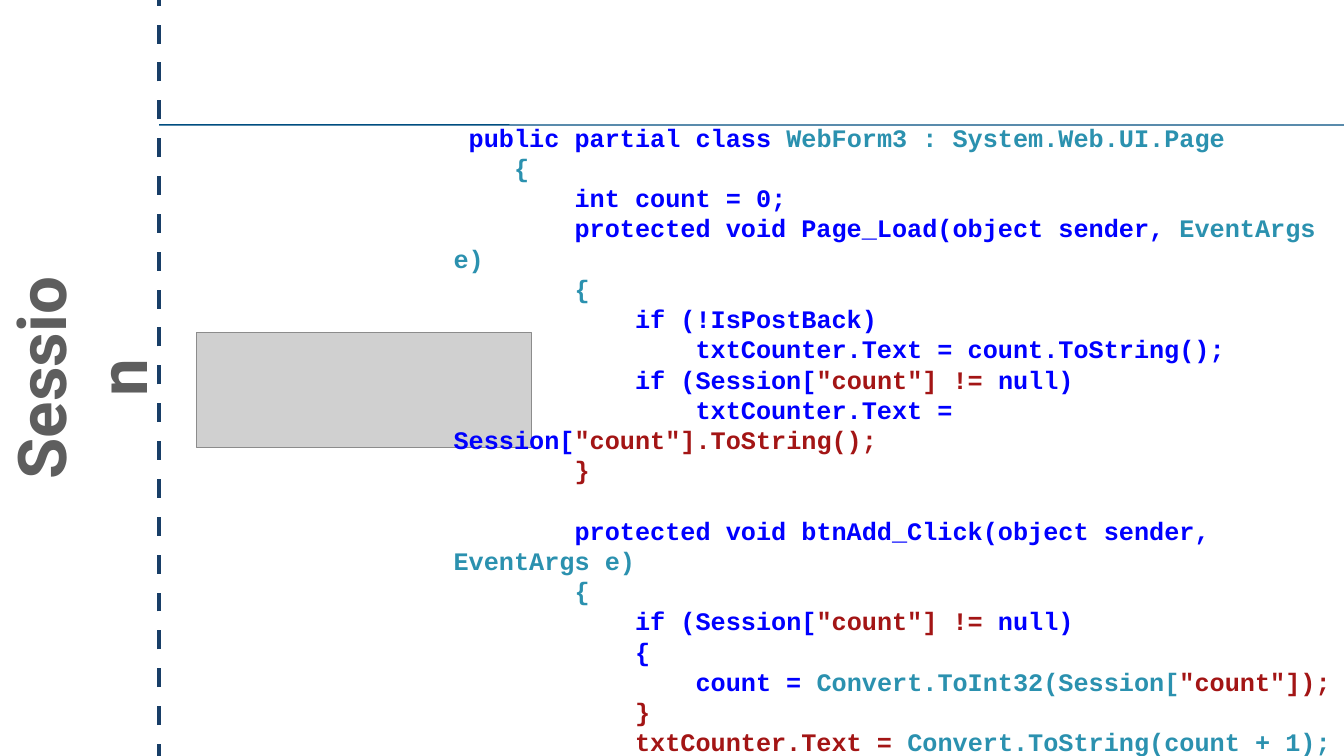
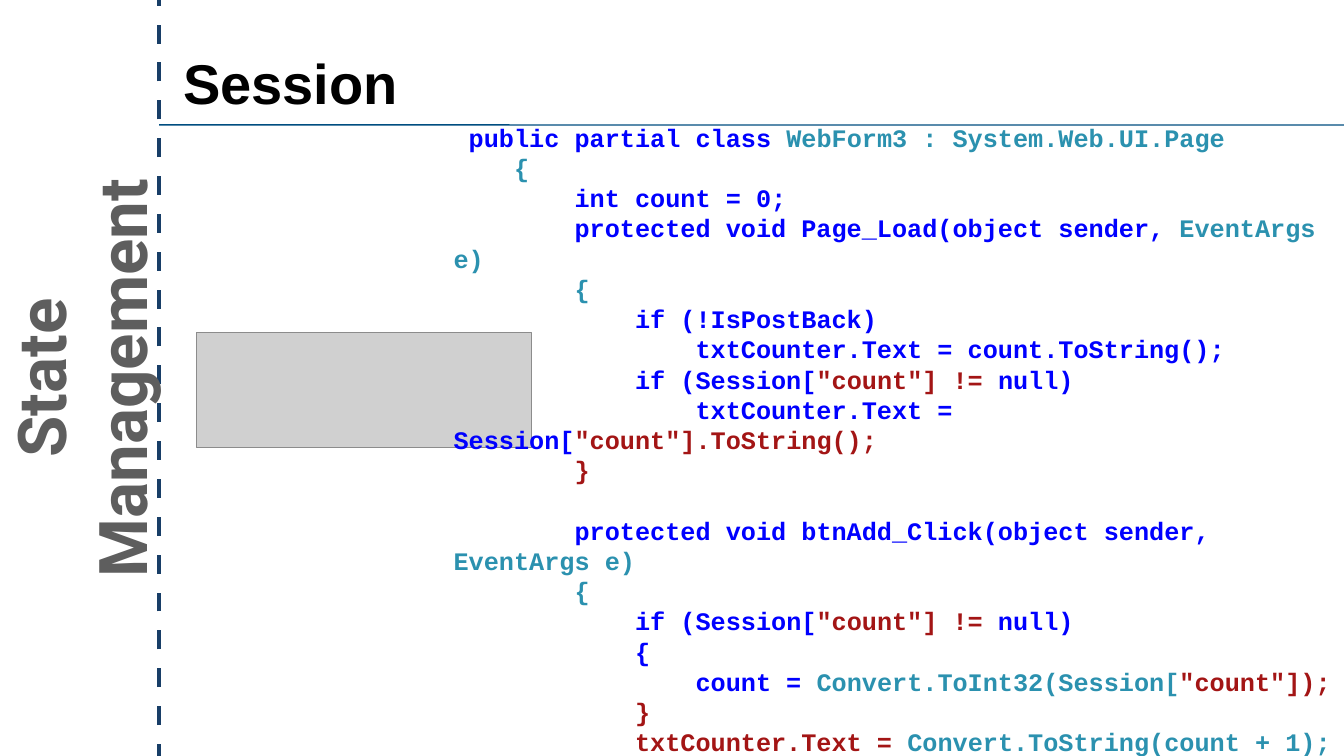
Before and after one commit to crpatel/DotNetMaterial, a slide deck: slide 13 of Unit 10.pptx (slide 5 before the commit). Drawn at 1344x756 pixels with LibreOffice and Linux fonts; fonts in the diff are those of the drawing; grey boxes stand for pictures. Boxes give left, top, right and bottom in pixels: in the first picture for what was removed or moved away, otherwise in the second. Text is boxed around its words. In the diff, an @@ line names an element or a change of style, - is before the commit and + after.

Commit message:
serverState Unit 10

```diff
--- a/Unit 10.pptx
+++ b/Unit 10.pptx
@@ text "Session": place and size @@
-text "Session" at [35, 254, 124, 501]
+text "Session" at [183, 63, 398, 105]
@@ text "Session" at [183, 63, 398, 105]: size 96 to 80 pt, font Roboto to Arial, text colour #5E5E5E to #000000; alignment centre to left; rotation 270 to 0 degrees @@
@@ text added at [0, 218, 166, 564], 96 pt, text #5E5E5E, bold @@
+State Management
```
Also in this commit, not shown: 4 other slides changed, 8 slides added.
